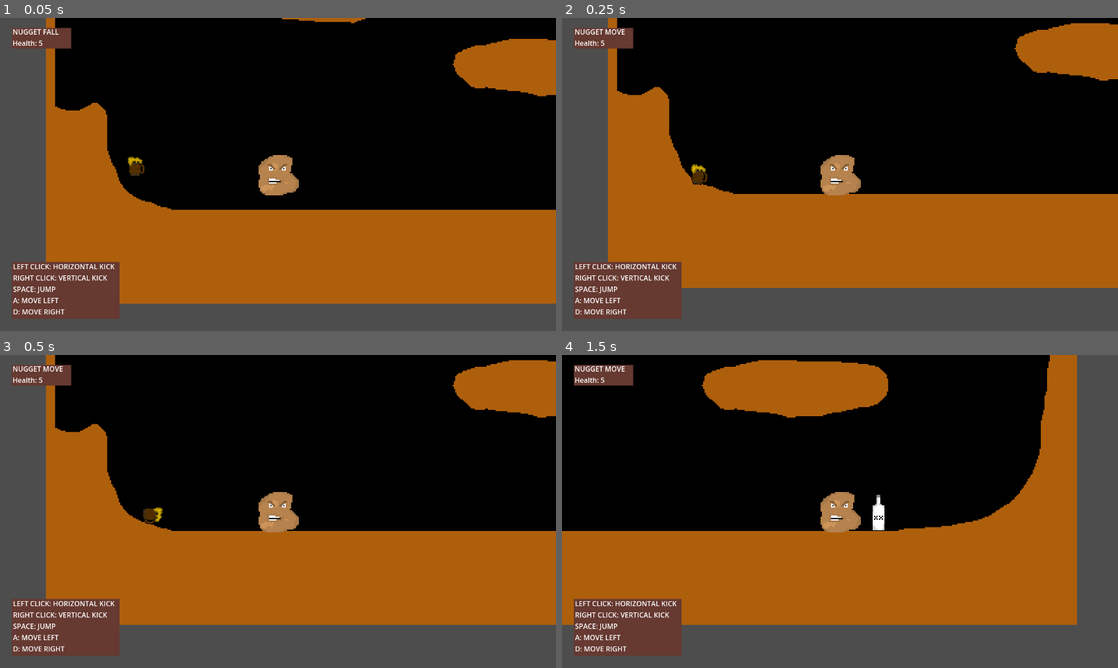
Above: before the commit, frames 1-4 (two rows, left to right).
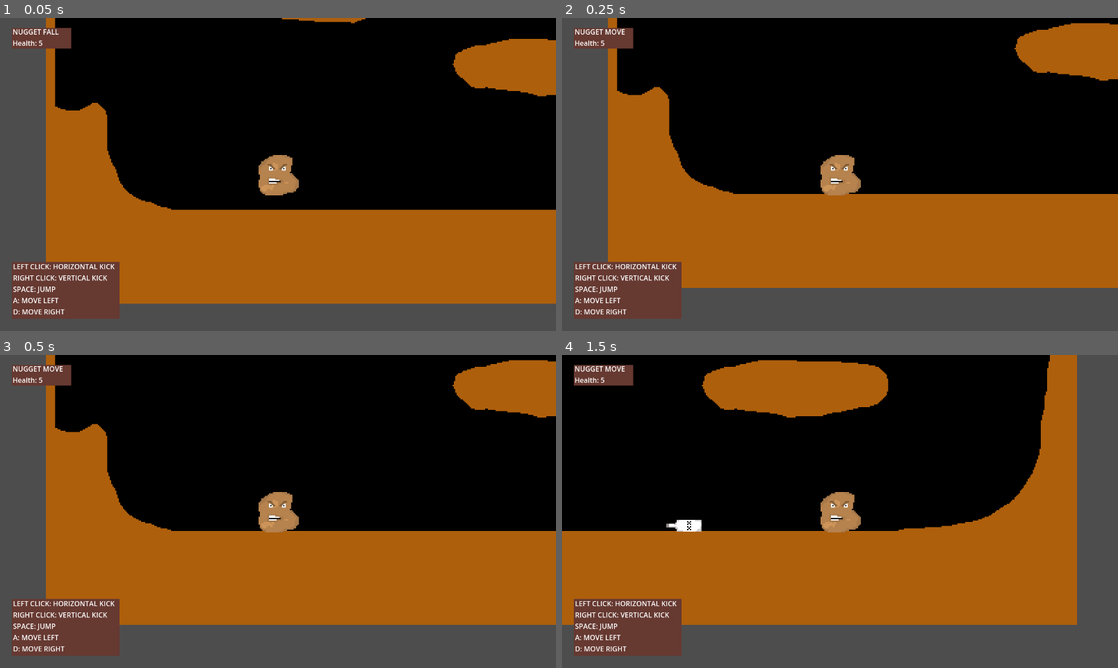
Above: after the commit, the same moments.

Repository: d0ctajones/gmtk-nugget
Game: Godot game, scene res://main.tscn
Same seed, same stepped clock (60 frames per second), same inputs: the game is played once before the commit and once after it. Sound files missing from this copy of the repository are replaced by a short silence.
Inputs (mouse positions are in pixels of both pictures, inside the frame that each line leads up to):
- Up to frame 1 (0.05 s): no input
- Up to frame 2 (0.25 s): no input
- Up to frame 3 (0.5 s): no input
- Up to frame 4 (1.5 s): move the mouse to (962, 495) at 0.52 s; hold D (move_right) from 0.53 s (still down); click (962, 495) at 0.6 s; tap Space (jump) at 0.77 s; right-click (962, 495) at 0.8 s; move the mouse to (728, 527) at 1.27 s; right-click (728, 527) at 1.35 s

The runs differ from the first frame. In frame 1, 0.1% of the frame differs, in the area x 23-26%, y 44-51%; in frame 2, 0.1%; in frame 3, 0.1%; in frame 4, 0.4%, in the area x 18-58%, y 44-57%.

Commit message:
more reorg for more happy

Diff:
--- a/hazards/gas_vent.gd
+++ b/hazards/enemies/gas_vent/gas_vent.gd
@@ -6,7 +6,7 @@
 
 @onready var attack_method = get_node("GasJetLong")
 
-var attack_sound = preload("res://hazards/gas_vent.ogg")
+var attack_sound = preload("res://hazards/enemies/gas_vent/assets/gas_vent.ogg")
 
 func _ready():
     remove_child(attack_method)
--- a/hazards/gas_vent.tscn
+++ b/hazards/enemies/gas_vent/gas_vent.tscn
@@ -1,7 +1,7 @@
 [gd_scene load_steps=4 format=3 uid="uid://yhnt0n6iajoq"]
 
-[ext_resource type="Script" path="res://hazards/gas_vent.gd" id="1_pfsa3"]
-[ext_resource type="Texture2D" uid="uid://ct1pwncs1yr" path="res://hazards/gas_vent.png" id="1_yisqf"]
+[ext_resource type="Script" path="res://hazards/enemies/gas_vent/gas_vent.gd" id="1_pfsa3"]
+[ext_resource type="Texture2D" uid="uid://ct1pwncs1yr" path="res://hazards/enemies/gas_vent/assets/gas_vent.png" id="1_yisqf"]
 
 [sub_resource type="CircleShape2D" id="CircleShape2D_henti"]
 radius = 8.0
--- a/hazards/gas_jet_long.tscn
+++ b/hazards/projectiles/gas_jet_long/gas_jet_long.tscn
@@ -1,7 +1,7 @@
 [gd_scene load_steps=6 format=3 uid="uid://c207dprvy0doq"]
 
-[ext_resource type="Texture2D" uid="uid://vlgp2i5s33ql" path="res://hazards/gas_jet_long.png" id="1_dhd3p"]
-[ext_resource type="Script" path="res://hazards/gas_jet_long.gd" id="1_oixnl"]
+[ext_resource type="Script" path="res://hazards/projectiles/gas_jet_long/gas_jet_long.gd" id="1_6elp2"]
+[ext_resource type="Texture2D" uid="uid://vlgp2i5s33ql" path="res://hazards/projectiles/gas_jet_long/gas_jet_long.png" id="2_51085"]
 
 [sub_resource type="CapsuleShape2D" id="CapsuleShape2D_1rrgc"]
 height = 240.0
@@ -17,10 +17,10 @@
 z_as_relative = false
 collision_layer = 2
 collision_mask = 0
-script = ExtResource("1_oixnl")
+script = ExtResource("1_6elp2")
 
 [node name="Sprite2D" type="Sprite2D" parent="."]
-texture = ExtResource("1_dhd3p")
+texture = ExtResource("2_51085")
 
 [node name="CollisionShape2D" type="CollisionShape2D" parent="."]
 shape = SubResource("CapsuleShape2D_1rrgc")
--- a/level/level.tscn
+++ /dev/null
@@ -1,138 +0,0 @@
-[gd_scene load_steps=8 format=3 uid="uid://bbinbrfsijhpq"]
-
-[ext_resource type="Texture2D" uid="uid://dkkm7i1afgn74" path="res://level/level.png" id="1"]
-[ext_resource type="PackedScene" uid="uid://p22natcypeo" path="res://objects/beer.tscn" id="2_cgi6j"]
-[ext_resource type="PackedScene" uid="uid://yhnt0n6iajoq" path="res://hazards/gas_vent.tscn" id="3_10hhl"]
-[ext_resource type="PackedScene" uid="uid://c207dprvy0doq" path="res://hazards/gas_jet_long.tscn" id="4_3b4cr"]
-[ext_resource type="PackedScene" uid="uid://da7ty7u1mgbhr" path="res://objects/liquor.tscn" id="5_d810e"]
-
-[sub_resource type="RectangleShape2D" id="RectangleShape2D_svd71"]
-size = Vector2(25, 284.5)
-
-[sub_resource type="RectangleShape2D" id="RectangleShape2D_v4pnq"]
-size = Vector2(29.9274, 658.416)
-
-[node name="Level" type="StaticBody2D"]
-
-[node name="Sprite2D" type="Sprite2D" parent="."]
-z_index = -2
-z_as_relative = false
-position = Vector2(1, 0)
-texture = ExtResource("1")
-
-[node name="PlayerSpawn" type="Marker2D" parent="."]
-position = Vector2(-310, 547)
-
-[node name="Beer" parent="." instance=ExtResource("2_cgi6j")]
-position = Vector2(236, 497)
-
-[node name="TerrainCollision1" type="CollisionPolygon2D" parent="."]
-visible = false
-polygon = PackedVector2Array(-25, 895, 46, 895, 63, 886, 81, 877, 92, 872, 107, 872, 118, 876, 135, 885, 164, 888, 164, 915, -72, 916, -72, 895)
-
-[node name="TerrainCollision2" type="CollisionPolygon2D" parent="."]
-visible = false
-polygon = PackedVector2Array(-71, 895, -181, 895, -222, 881, -265, 864, -266, 885, -71, 918)
-
-[node name="TerrainCollision3" type="CollisionPolygon2D" parent="."]
-visible = false
-polygon = PackedVector2Array(25, 824, 23, 820, 20, 817, 16, 815, 4, 815, 2, 814, 0, 813, -4, 812, -11, 812, -16, 810, -20, 809, -25, 809, -28, 808, -34, 807, -40, 806, -44, 805, -50, 803, -54, 801, -60, 801, -64, 803, -67, 806, -68, 808, -69, 809, -70, 811, -71, 813, -71, 820, -69, 824, -66, 827, -60, 830, -56, 832, -50, 834, -41, 836, -34, 838, -27, 839, -19, 840, 9, 840, 12, 839, 16, 839, 18, 838, 20, 837, 22, 835, 24, 832, 25, 830)
-
-[node name="TerrainCollision4" type="CollisionPolygon2D" parent="."]
-visible = false
-polygon = PackedVector2Array(-44, 776, -53, 776, -55, 777, -60, 779, -82, 779, -92, 777, -106, 772, -119, 766, -133, 747, -133, 731, -124, 722, -118, 722, -114, 724, -109, 729, -103, 731, -95, 734, -80, 736, -75, 736, -69, 737, -60, 739, -53, 742, -47, 745, -42, 749, -38, 753, -35, 757, -35, 767, -38, 772)
-
-[node name="TerrainCollision5" type="CollisionPolygon2D" parent="."]
-visible = false
-polygon = PackedVector2Array(-187, 721, -189, 717, -192, 713, -195, 710, -198, 708, -202, 705, -214, 699, -223, 697, -226, 696, -227, 694, -228, 692, -229, 688, -230, 686, -232, 682, -233, 681, -233, 672, -231, 671, -227, 669, -224, 667, -221, 664, -219, 660, -219, 653, -221, 649, -224, 646, -228, 644, -234, 644, -236, 645, -240, 647, -246, 650, -257, 650, -261, 652, -264, 655, -268, 663, -268, 688, -263, 702, -258, 711, -252, 718, -247, 723, -243, 729, -231, 735, -221, 737, -214, 739, -202, 740, -196, 740, -192, 738, -189, 735, -187, 731)
-
-[node name="TerrainCollision6" type="CollisionPolygon2D" parent="."]
-visible = false
-polygon = PackedVector2Array(-187, 620, -185, 614, -180, 610, -178, 609, -154, 609, -147, 610, -142, 611, -138, 610, -131, 607, -128, 606, -121, 603, -107, 596, -100, 594, -97, 593, -93, 589, -89, 587, -83, 587, -79, 589, -76, 592, -70, 605, -70, 628, -74, 640, -79, 648, -82, 653, -94, 661, -108, 661, -124, 658, -140, 654, -155, 652, -167, 645, -175, 636, -182, 630, -186, 625)
-
-[node name="TerrainCollision7" type="CollisionPolygon2D" parent="."]
-visible = false
-polygon = PackedVector2Array(201, 888, 220, 888, 244, 888, 267, 883, 286, 874, 315, 864, 337, 856, 364, 843, 392, 847, 375, 874, 230, 907, 182, 915, 163, 915, 164, 888)
-
-[node name="TerrainCollision8" type="CollisionPolygon2D" parent="."]
-visible = false
-position = Vector2(0, -1)
-polygon = PackedVector2Array(-265, 865, -278, 862, -302, 857, -323, 851, -362, 839, -406, 824, -440, 808, -465, 794, -489, 776, -502, 754, -512, 730, -520, 706, -532, 688, -552, 668, -570, 661, -516, 774, -473, 815, -369, 862, -265, 885)
-
-[node name="TerrainCollision9" type="CollisionPolygon2D" parent="."]
-visible = false
-polygon = PackedVector2Array(-297, 600, -347, 600, -351, 598, -359, 596, -371, 592, -382, 584, -397, 576, -405, 570, -411, 570, -415, 572, -418, 575, -420, 579, -420, 587, -414, 598, -407, 606, -383, 618, -359, 624, -337, 628, -299, 628, -294, 625, -289, 617, -288, 614, -288, 609, -289, 607, -290, 605, -293, 602)
-
-[node name="TerrainCollision10" type="CollisionPolygon2D" parent="."]
-visible = false
-polygon = PackedVector2Array(-507, 486, -465, 489, -402, 484, -328, 472, -290, 461, -245, 434, -245, 428, -244, 420, -249, 412, -255, 408, -264, 407, -291, 419, -288, 422, -294, 431, -348, 445)
-
-[node name="TerrainCollision11" type="CollisionPolygon2D" parent="."]
-visible = false
-polygon = PackedVector2Array(-306, 381, -287, 361, -274, 347, -265, 325, -260, 301, -248, 238, -242, 187, -233, 117, -268, 114, -281, 228, -301, 325, -342, 365)
-
-[node name="TerrainCollision12" type="CollisionPolygon2D" parent="."]
-visible = false
-polygon = PackedVector2Array(-306, 381, -316, 398, -333, 405, -345, 416, -345, 427, -344, 429, -326, 429, -298, 420, -290, 419, -293, 428, -351, 444, -359, 415, -332, 389)
-
-[node name="TerrainCollision13" type="CollisionPolygon2D" parent="."]
-visible = false
-polygon = PackedVector2Array(-157, 490, -165, 490, -172, 487, -178, 479, -178, 471, -174, 462, -164, 456, -158, 446, -146, 418, -142, 395, -142, 360, -145, 351, -153, 334, -162, 328, -174, 315, -175, 304, -169, 293, -162, 290, -157, 290, -142, 297, -136, 304, -123, 316, -110, 345, -110, 388, -102, 411, -91, 417, -68, 425, -31, 434, -13, 437, 11, 437, 17, 440, 25, 450, 25, 457, 21, 463, 11, 469, -39, 469, -59, 464, -103, 454, -119, 444, -131, 471, -141, 482)
-
-[node name="TerrainCollision14" type="CollisionPolygon2D" parent="."]
-visible = false
-polygon = PackedVector2Array(364, 844, 400, 824, 446, 800, 474, 785, 495, 773, 514, 762, 526, 756, 544, 740, 557, 724, 572, 714, 595, 692, 603, 687, 611, 678, 624, 663, 651, 636, 680, 600, 720, 600, 674, 657, 598, 740, 524, 800, 417, 839)
-
-[node name="TerrainCollision15" type="CollisionPolygon2D" parent="."]
-visible = false
-polygon = PackedVector2Array(-13, 564, -11, 559, 0, 551, 18, 551, 33, 545, 52, 540, 70, 536, 142, 536, 147, 535, 150, 531, 154, 525, 160, 519, 165, 516, 175, 511, 186, 506, 240, 506, 249, 503, 265, 503, 274, 500, 291, 500, 300, 505, 303, 513, 303, 519, 300, 526, 290, 532, 279, 535, 254, 538, 202, 538, 195, 540, 182, 549, 173, 558, 167, 563, 161, 568, 80, 568, 74, 571, 59, 574, 52, 577, 42, 579, 33, 583, 0, 583, -9, 578, -12, 573, -13, 570)
-
-[node name="TerrainCollision16" type="CollisionShape2D" parent="."]
-visible = false
-position = Vector2(-245, -23.75)
-shape = SubResource("RectangleShape2D_svd71")
-
-[node name="TerrainCollision17" type="CollisionShape2D" parent="."]
-visible = false
-position = Vector2(-327.802, -486.902)
-rotation = -0.261799
-shape = SubResource("RectangleShape2D_v4pnq")
-
-[node name="TerrainCollision18" type="CollisionPolygon2D" parent="."]
-visible = false
-polygon = PackedVector2Array(-680, 640, -699, 649, -712, 677, -727, 718, -728, 755, -723, 785, -700, 785)
-
-[node name="TerrainCollision19" type="CollisionPolygon2D" parent="."]
-visible = false
-polygon = PackedVector2Array(-680, 641, -677, 639, -629, 639, -621, 642, -616, 643, -608, 647, -605, 649, -570, 660, -569, 667)
-
-[node name="TerrainCollision20" type="CollisionPolygon2D" parent="."]
-visible = false
-polygon = PackedVector2Array(-858, 544, -883, 607, -886, 687, -875, 784, -856, 869, -829, 960, -841, 956, -911, 743, -908, 589)
-
-[node name="TerrainCollision21" type="CollisionPolygon2D" parent="."]
-visible = false
-polygon = PackedVector2Array(681, 600, 703, 562, 722, 526, 750, 465, 785, 388, 808, 326, 829, 236, 840, 164, 881, 165, 850, 326, 760, 522, 713, 601)
-
-[node name="TerrainCollision22" type="CollisionPolygon2D" parent="."]
-visible = false
-position = Vector2(-293, 27)
-polygon = PackedVector2Array(118, 835, 118, 867, 153, 867, 153, 835)
-
-[node name="GasVent" parent="." instance=ExtResource("3_10hhl")]
-z_index = -2
-position = Vector2(-290, 610)
-rotation = -0.432859
-
-[node name="GasJetLong" parent="GasVent" instance=ExtResource("4_3b4cr")]
-position = Vector2(131.102, -14.3286)
-rotation = 1.4441
-
-[node name="Liquor" parent="." instance=ExtResource("5_d810e")]
-position = Vector2(11, 534)
-
-[node name="Liquor2" parent="." instance=ExtResource("5_d810e")]
-position = Vector2(-247, 633)
-
-[node name="Liquor3" parent="." instance=ExtResource("5_d810e")]
-position = Vector2(-333, 583)
--- a/level/Laboratory.tscn
+++ b/levels/01/level.tscn
@@ -1,8 +1,10 @@
-[gd_scene load_steps=5 format=3 uid="uid://bwenr6ghuk2ml"]
+[gd_scene load_steps=7 format=3 uid="uid://bwenr6ghuk2ml"]
 
-[ext_resource type="Texture2D" uid="uid://b1tw6n8ok1ahc" path="res://level/laboratory.png" id="1_ccy20"]
-[ext_resource type="PackedScene" uid="uid://p22natcypeo" path="res://objects/beer.tscn" id="2_cg4ek"]
-[ext_resource type="PackedScene" uid="uid://da7ty7u1mgbhr" path="res://objects/liquor.tscn" id="3_lledn"]
+[ext_resource type="Texture2D" uid="uid://blqqk0orhyc18" path="res://levels/01/assets/level.png" id="1_ptrm1"]
+[ext_resource type="PackedScene" uid="uid://da7ty7u1mgbhr" path="res://objects/liquor/liquor.tscn" id="2_grcsu"]
+[ext_resource type="PackedScene" uid="uid://p22natcypeo" path="res://objects/beer/beer.tscn" id="3_5wjcb"]
+[ext_resource type="PackedScene" uid="uid://yhnt0n6iajoq" path="res://hazards/enemies/gas_vent/gas_vent.tscn" id="4_4m7ms"]
+[ext_resource type="PackedScene" path="res://hazards/projectiles/gas_jet_long/gas_jet_long.tscn" id="5_5dh3r"]
 
 [sub_resource type="RectangleShape2D" id="RectangleShape2D_ay7cj"]
 size = Vector2(150, 20)
@@ -10,7 +12,7 @@
 [node name="Level" type="Node3D"]
 
 [node name="Sprite2D" type="Sprite2D" parent="."]
-texture = ExtResource("1_ccy20")
+texture = ExtResource("1_ptrm1")
 
 [node name="PlayerSpawn" type="Marker2D" parent="."]
 position = Vector2(-122, 196)
@@ -65,10 +67,20 @@
 [node name="CollisionPolygon2D14" type="CollisionPolygon2D" parent="Terrain"]
 polygon = PackedVector2Array(139, -146, 118, -146, 106, -144, 100, -137, 96, -127, 96, -115, 104, -106, 154, -105, 163, -109, 169, -112, 176, -120, 177, -134, 169, -143, 160, -146)
 
-[node name="Objects" type="Node" parent="."]
+[node name="Objects" type="Node2D" parent="."]
 
-[node name="Beer" parent="Objects" instance=ExtResource("2_cg4ek")]
-position = Vector2(-231, 194)
+[node name="Liquor" parent="Objects" instance=ExtResource("2_grcsu")]
+position = Vector2(-44, 22)
 
-[node name="Liquor" parent="Objects" instance=ExtResource("3_lledn")]
-position = Vector2(148, 212)
+[node name="Beer" parent="Objects" instance=ExtResource("3_5wjcb")]
+position = Vector2(-132, 39)
+
+[node name="Hazards" type="Node2D" parent="."]
+
+[node name="GasVent" parent="Hazards" instance=ExtResource("4_4m7ms")]
+position = Vector2(178, -17)
+rotation = -2.59475
+
+[node name="GasJetLong" parent="Hazards/GasVent" instance=ExtResource("5_5dh3r")]
+position = Vector2(132.179, 19.0454)
+rotation = 1.71596
--- a/main.gd
+++ b/main.gd
@@ -17,7 +17,7 @@
     add_child(player_node)
 
 func load_level():
-    var level = load("res://level/Laboratory.tscn")
+    var level = load("res://levels/01/level.tscn")
     var level_instance = level.instantiate()
 
     add_child(level_instance)
--- a/objects/liquor.gd
+++ b/objects/beer/beer.gd
@@ -2,11 +2,11 @@
 
 @export var kickable:bool = false
 
-@export var horizontal_fly_time: float = 0.08
+@export var horiztonal_fly_time: float = 0.1
 
-var clink_sound = preload("res://objects/clunk.ogg")
+var clink_sound = preload("res://objects/beer/assets/clink.ogg")
 
-var DEFAULT_GRAVITY_SCALE = 0.9
+var DEFAULT_GRAVITY_SCALE = 0.8
 
 func set_kickable(is_kickable):
     kickable = is_kickable
@@ -21,7 +21,7 @@
     var timer = Timer.new()
     timer.name = "gravity_timer"
     timer.set_one_shot(true)
-    timer.set_wait_time(horizontal_fly_time)
+    timer.set_wait_time(horiztonal_fly_time)
     timer.connect('timeout', Callable(timer, 'queue_free'))
     timer.connect('timeout', Callable(self, '_respect_gravity'))
 
--- a/objects/beer.tscn
+++ b/objects/beer/beer.tscn
@@ -1,7 +1,7 @@
 [gd_scene load_steps=4 format=3 uid="uid://p22natcypeo"]
 
-[ext_resource type="Texture2D" uid="uid://s0ffbdjgo1tq" path="res://objects/beer.png" id="1"]
-[ext_resource type="Script" path="res://objects/beer.gd" id="1_5dthv"]
+[ext_resource type="Script" path="res://objects/beer/beer.gd" id="1_en3dy"]
+[ext_resource type="Texture2D" uid="uid://s0ffbdjgo1tq" path="res://objects/beer/assets/beer.png" id="2_4kya6"]
 
 [sub_resource type="CircleShape2D" id="1"]
 radius = 8.0
@@ -15,11 +15,11 @@
 continuous_cd = 1
 max_contacts_reported = 2
 contact_monitor = true
-script = ExtResource("1_5dthv")
+script = ExtResource("1_en3dy")
 
 [node name="Sprite2D" type="Sprite2D" parent="."]
 scale = Vector2(0.5, 0.5)
-texture = ExtResource("1")
+texture = ExtResource("2_4kya6")
 
 [node name="CollisionShape2D" type="CollisionShape2D" parent="."]
 shape = SubResource("1")
--- a/objects/beer.gd
+++ b/objects/liquor/liquor.gd
@@ -2,11 +2,11 @@
 
 @export var kickable:bool = false
 
-@export var horiztonal_fly_time: float = 0.1
+@export var horizontal_fly_time: float = 0.08
 
-var clink_sound = preload("res://objects/clink.ogg")
+var clink_sound = preload("res://objects/liquor/assets/clunk.ogg")
 
-var DEFAULT_GRAVITY_SCALE = 0.8
+var DEFAULT_GRAVITY_SCALE = 0.9
 
 func set_kickable(is_kickable):
     kickable = is_kickable
@@ -21,7 +21,7 @@
     var timer = Timer.new()
     timer.name = "gravity_timer"
     timer.set_one_shot(true)
-    timer.set_wait_time(horiztonal_fly_time)
+    timer.set_wait_time(horizontal_fly_time)
     timer.connect('timeout', Callable(timer, 'queue_free'))
     timer.connect('timeout', Callable(self, '_respect_gravity'))
 
--- a/objects/liquor.tscn
+++ b/objects/liquor/liquor.tscn
@@ -1,7 +1,7 @@
 [gd_scene load_steps=4 format=3 uid="uid://da7ty7u1mgbhr"]
 
-[ext_resource type="Script" path="res://objects/liquor.gd" id="1_eut3j"]
-[ext_resource type="Texture2D" uid="uid://db14h278lkn12" path="res://objects/liquor.png" id="2_30ti0"]
+[ext_resource type="Script" path="res://objects/liquor/liquor.gd" id="1_adpsm"]
+[ext_resource type="Texture2D" uid="uid://db14h278lkn12" path="res://objects/liquor/assets/liquor.png" id="2_sajhf"]
 
 [sub_resource type="CapsuleShape2D" id="CapsuleShape2D_oy1e1"]
 radius = 4.5
@@ -16,10 +16,10 @@
 continuous_cd = 1
 max_contacts_reported = 2
 contact_monitor = true
-script = ExtResource("1_eut3j")
+script = ExtResource("1_adpsm")
 
 [node name="Sprite2D" type="Sprite2D" parent="."]
-texture = ExtResource("2_30ti0")
+texture = ExtResource("2_sajhf")
 
 [node name="CollisionShape2D" type="CollisionShape2D" parent="."]
 position = Vector2(-0.5, 3)
Renamed: hazards/gas_vent.png -> hazards/enemies/gas_vent/assets/gas_vent.png
Not shown, removed: hazards/gas_jet_long.png.import
Not shown, removed: hazards/gas_vent.ogg.import
Not shown, removed: hazards/gas_vent.png.import
Renamed: hazards/gas_jet_long.gd -> hazards/projectiles/gas_jet_long/gas_jet_long.gd
Renamed: hazards/gas_jet_long.png -> hazards/projectiles/gas_jet_long/gas_jet_long.png
Binary file removed: level/level.aseprite
Binary file removed: level/level.png
Not shown, removed: level/level.png.import
Renamed: level/laboratory.aseprite -> levels/01/assets/level.aseprite
Renamed: level/laboratory.png -> levels/01/assets/level.png
Not shown, removed: objects/beer.png.import
(and 8 more such lines)
